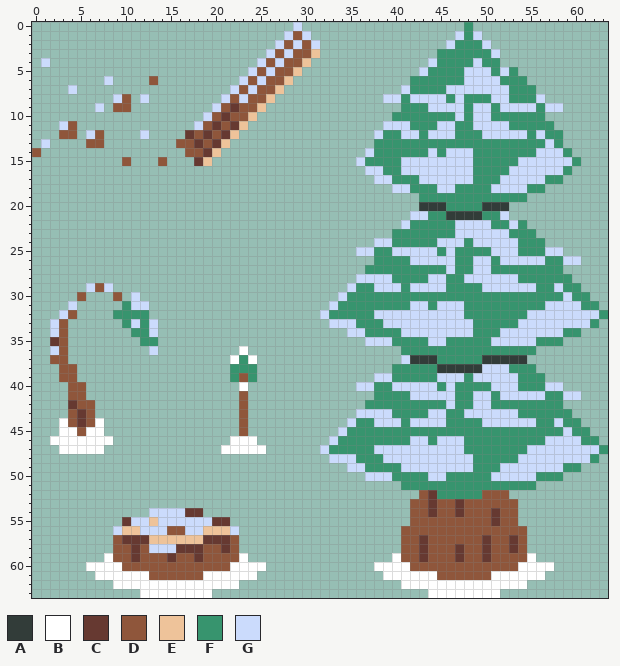
Pixel-art sprite -- Assets/Sprites/Pine.png. Above is the file before it was changed.
The file is 64x64 pixels.
Palette (. is transparent): A #323c39  B #ffffff  C #663931  D #8f563b  E #eec39a  F #37946e  G #cbdbfc
Pixels before (only the part around the change), first column x 0:
 0 .............................
 1 ............................G
 2 ...........................GD
 3 ..........................GDG
 4 .G.......................GDGD
 5 ........................GDGDD
 6 ........G....D.........GDGDDE
 7 ....G.................GDGDDE.
 8 .........GD.G........GDGDDE..
 9 .......G.DD.........GDCDDE...
10 ...................GDCDDE....
11 ...GD.............GDCDCE.....
12 ...DD.GD....G....CDCDCE......
13 .G....DD........DDCDCE.......
14 D................DDCE........
15 ..........D...D...CE.........
16 .............................
17 .............................
18 .............................
19 .............................
20 .............................
21 .............................
22 .............................
23 .............................
24 .............................
25 .............................
New version:
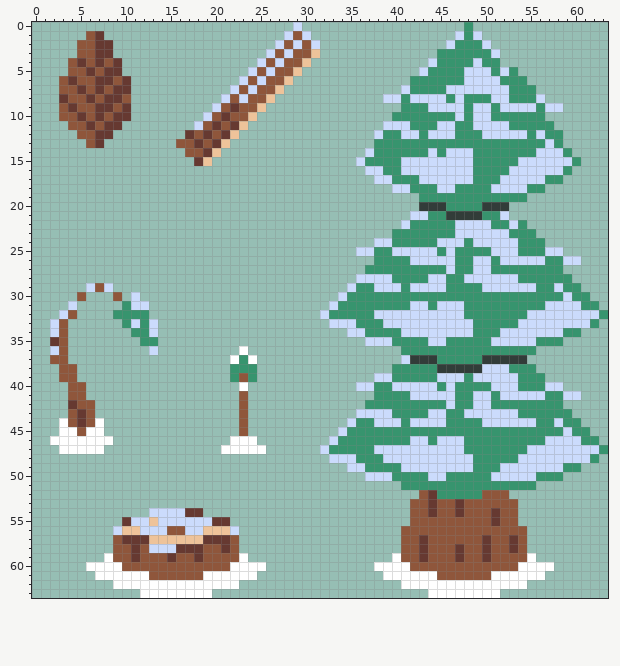
Difference:
y 1: x 6..7 .. -> DC
y 2..3: x 5..8 .... -> DDCC
y 4: x 1 G -> .; x 4..9 ...... -> DCDCDC
y 5: x 4..9 ...... -> DDCDCC
y 6: x 3..10 .....G.. -> DCDDCCDC; x 13 D -> .
y 7: x 3..10 .G...... -> DDCDCDCC
y 8: x 3..9 ......G -> CDDCDCC; x 12 G -> .
y 9: x 3..8 ....G. -> DCDDCC; x 10 D -> C
y 10: x 3..10 ........ -> DDCDCDCC
y 11: x 3 G -> .; x 5..9 ..... -> DCDCC
y 12: x 3..8 DD.GD. -> ..DDCC; x 12 G -> .
y 13: x 1 G -> .; x 7 D -> C
y 14: x 0 D -> .
y 15: x 10 D -> .; x 14 D -> .
Pixel boxes of the changes (left, top, right, bottom) in both pictures:
changed: (32, 31, 167, 166)
